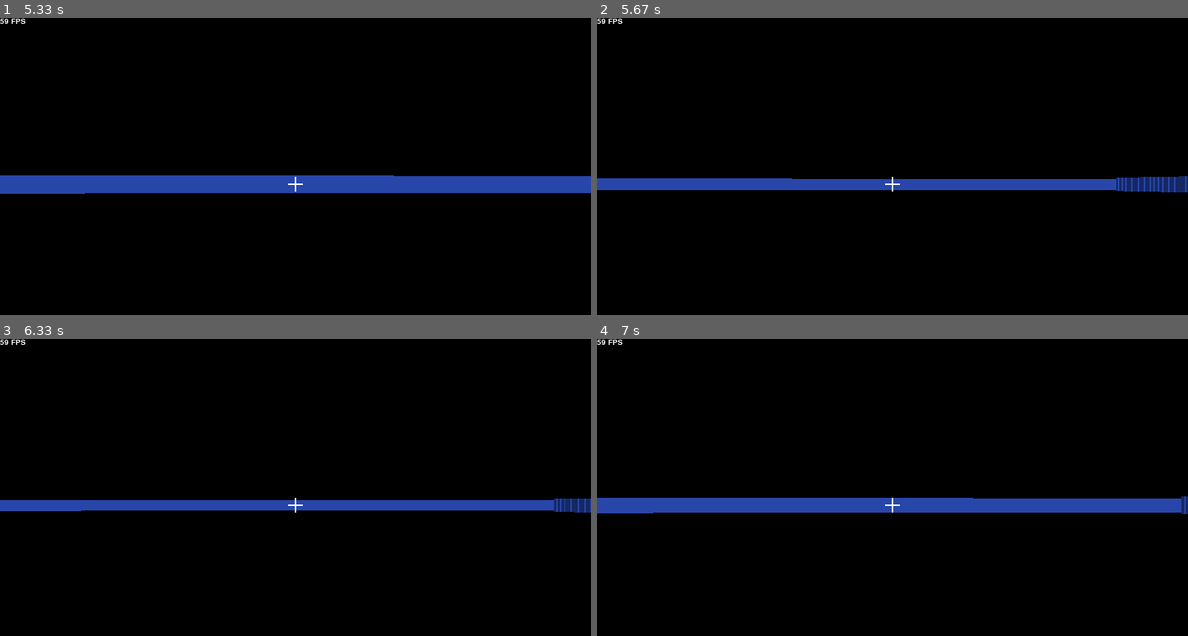
Above: before the commit, frames 1-4 (two rows, left to right).
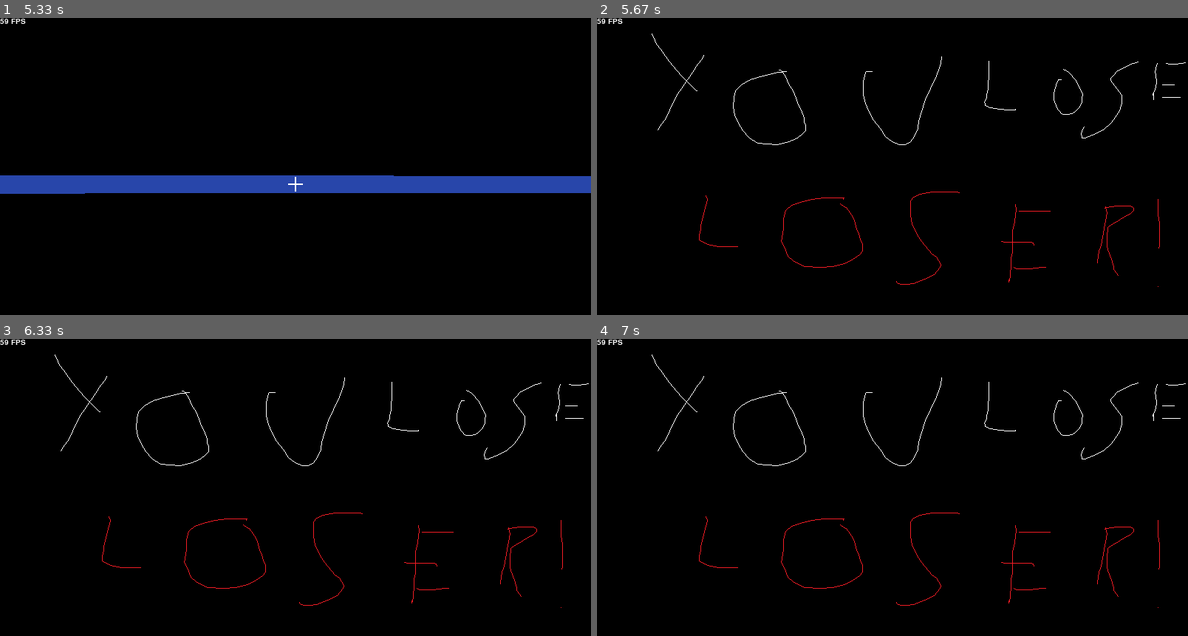
Above: after the commit, the same moments.

Repository: MuhDash73/pygame_fps
Game: pygame game, started from main.py
The game is run twice, just before and just after one commit, with the same random seed, the same clock (stepped at 60 frames per second) and the same inputs.
Inputs (mouse positions are in pixels of both pictures, inside the frame that each line leads up to):
- Up to frame 1 (5.33 s): tap Space at 0.33, 1.07, 1.37, 1.57, 1.87, 2.07, 2.37, 2.57, 2.87, 3.13, 3.43, 3.63, 3.93, 4.13, 4.43, 4.63, 4.93, 5.3 s; press the mouse at (384, 68) at 0.7 s; move the mouse to (449, 184) at 0.8 s; release the mouse at (514, 300) at 0.93 s; hold Right 1-1.47 s; hold D 1-1.47 s; move the mouse to (100, 65) at 1.03 s; hold Up 1.5-1.97 s; hold W 1.5-1.97 s; move the mouse to (295, 225) at 1.53 s; hold Right 2-2.47 s; hold D 2-2.47 s; move the mouse to (171, 130) at 2.03 s; hold Left 2.5-3.03 s; hold A 2.5-3.03 s; move the mouse to (378, 113) at 2.53 s; hold Down 3.07-3.53 s; hold S 3.07-3.53 s; move the mouse to (419, 124) at 3.1 s; hold Left 3.57-4.03 s; hold A 3.57-4.03 s; move the mouse to (76, 175) at 3.6 s; hold Up 4.07-4.53 s; hold W 4.07-4.53 s; move the mouse to (248, 309) at 4.1 s; hold Right 4.57-5.2 s; hold D 4.57-5.2 s; move the mouse to (455, 219) at 4.6 s; hold Down from 5.23 s (still down); hold S from 5.23 s (still down); move the mouse to (106, 110) at 5.27 s
- Up to frame 2 (5.67 s): keep holding Down; keep holding S; tap Space at 5.6 s
- Up to frame 3 (6.33 s): release Down at 5.7 s; release S at 5.7 s; hold Left 5.73-6.2 s; hold A 5.73-6.2 s; move the mouse to (330, 597) at 5.77 s; tap Space at 5.8, 6.1, 6.3 s; hold Right from 6.23 s (still down); hold D from 6.23 s (still down); move the mouse to (354, 517) at 6.27 s
- Up to frame 4 (7 s): tap Space at 6.6, 6.8 s; release Right at 6.7 s; release D at 6.7 s; hold Up from 6.73 s (still down); hold W from 6.73 s (still down); move the mouse to (1099, 439) at 6.77 s

Frame 1 is identical in both runs. In frame 2, 4.7% of the frame differs, in the area x 0-100%, y 5-91%; in frame 3, 4.3%; in frame 4, 5.7%.

Commit message:
added hp to player

Diff:
--- a/enemy.py
+++ b/enemy.py
@@ -65,8 +65,14 @@
         elif self.cords.y > HEIGHT - self.rect.height:
             self.cords.y = HEIGHT - self.rect.height
 
+    def damage_player(self):
+        if self.rect.colliderect(self.player.rect):
+            self.player.hp -= 1
+            #print(self.player.hp)
+
     def update(self, *others):
         self.move()
+        self.damage_player()
 
 
 
--- a/main.py
+++ b/main.py
@@ -64,7 +64,7 @@
             try:
 
                 debug(
-                    f"{int(self.clock.get_fps())} FPS"
+                    f"{int(self.clock.get_fps())} FPS",
                     #self.game.raycaster.FOV,
                     #self.game.player.direction
                     #self.game.seenenemy.v_cords,
@@ -96,5 +96,6 @@
 
 
 '''
-add win + lose + pause
+change enemy spawns
+add HP bar
 '''
